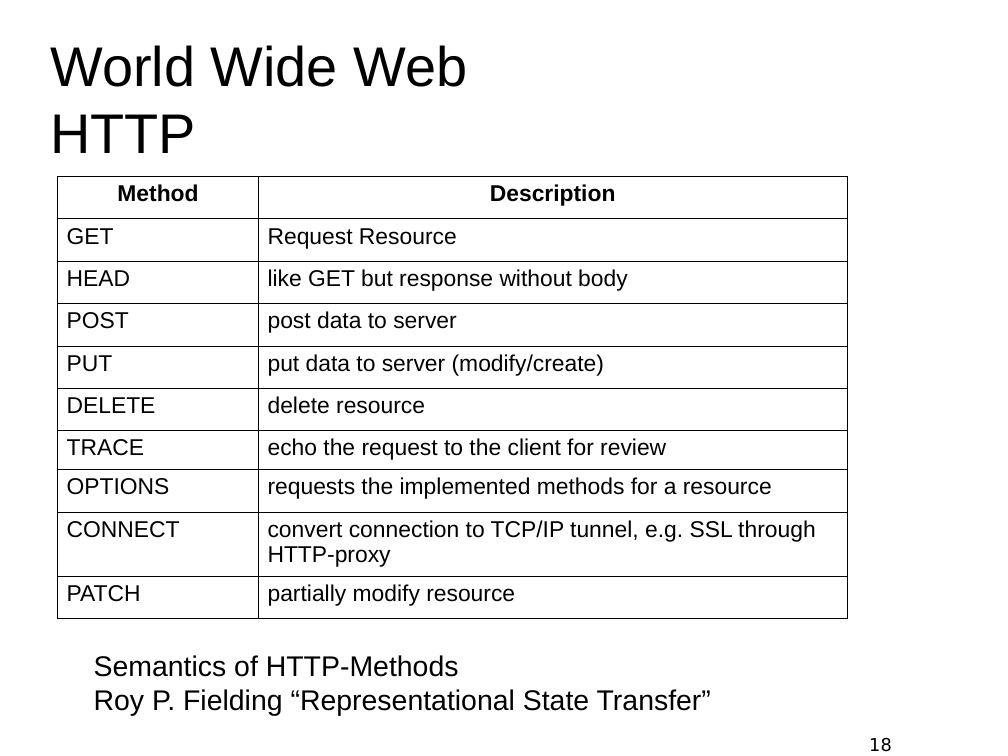
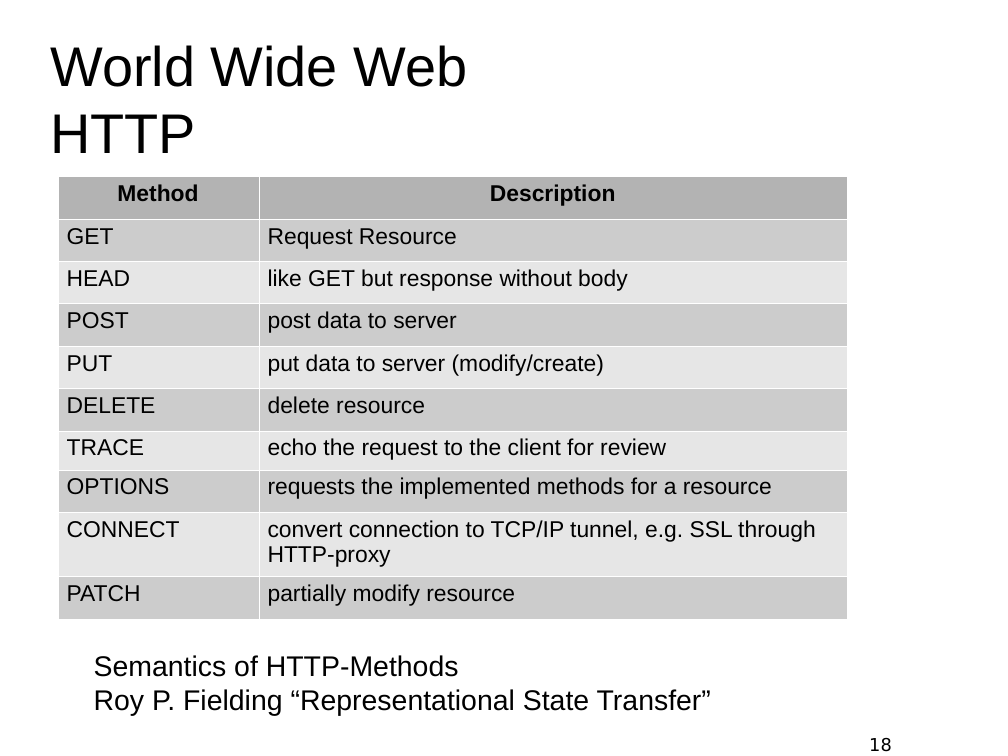
Before and after one commit to t-hofmann/digitale-medien-ws2018, a slide deck: slide 18 of Webtechnologien.odp. Drawn at 1008x756 pixels with LibreOffice and Linux fonts; fonts in the diff are those of the drawing; background and template pictures are left out. Boxes give left, top, right and bottom in pixels: in the first picture for what was removed or moved away, otherwise in the second. Text is boxed around its words. In the diff, an @@ line names an element or a change of style, - is before the commit and + after.

```diff
--- a/Webtechnologien.odp
+++ b/Webtechnologien.odp
@@ table at [58, 177, 847, 616] @@
@@ fill none to #B3B3B3 in row 1 @@
@@ fill none to #CCCCCC in 10 cells @@
@@ fill none to #E6E6E6 in 8 cells @@
@@ borders changed @@
```
Also in this commit, not shown: 3 other slides changed, 1 other file.
